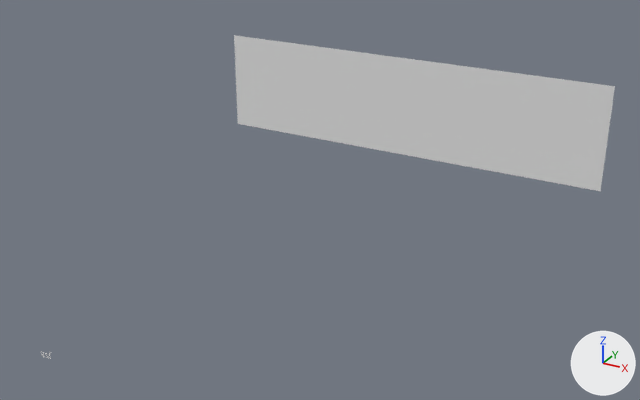
Two versions of the Blender file AddonPractice4.5.blend, one commit apart.
Both versions are drawn from a 50 mm camera at (4.48, -3.92, 3.51) aimed at (2.15, 0.33, 1.38). Arrows for +X, +Y and +Z are at lower right; the lights stay in place. The older version comes first. The same objects are shown in both versions, whatever each file hides.

The first picture shows 'Mouths Control Board Plane'.
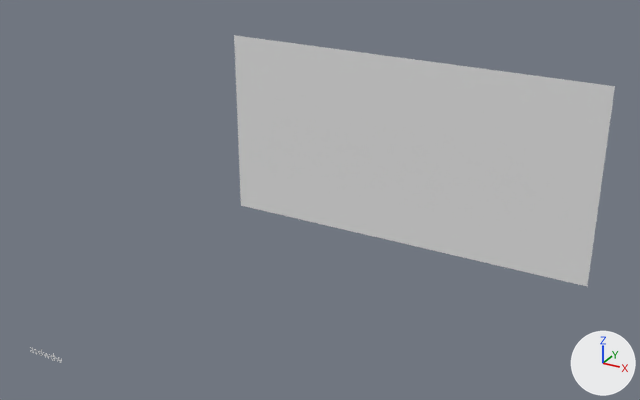
Edits to the bpy script that builds the scene:
```text
Change me_plane_001:
    used by ob_mouths_control_board_plane; location = (1.8, 0.0, 2.4); rotation_euler = (1.571, 0.0, 0.0), in degrees (90, 0, 0)
    remove me_plane_001.from_pydata(...)  # 4 vertices, 1 face; spans x 0.0..2.0, y -0.5..0.0, z 0.0
    add me_plane_001.from_pydata(...)  # 4 vertices, 1 face; spans x 0.0..2.0, y -1.0..0.0, z 0.0
    me_plane_001 part 1
    me_plane_001.vertices[0].co: (0.0, -0.5, 0.0) -> (0.0, -1.0, 0.0)  # pixel (237, 123) -> pixel (240, 205)
    me_plane_001.vertices[1].co: (2.0, -0.5, 0.0) -> (2.0, -1.0, 0.0)  # pixel (600, 191) -> pixel (587, 286)
```

Where the change shows, as pixel boxes (x1, y1, x2, y2) in the pictures (640 x 400 px):
'Mouths Control Board Plane', reshaped (61% taller): before (234, 35, 615, 191); after (234, 35, 615, 286)
